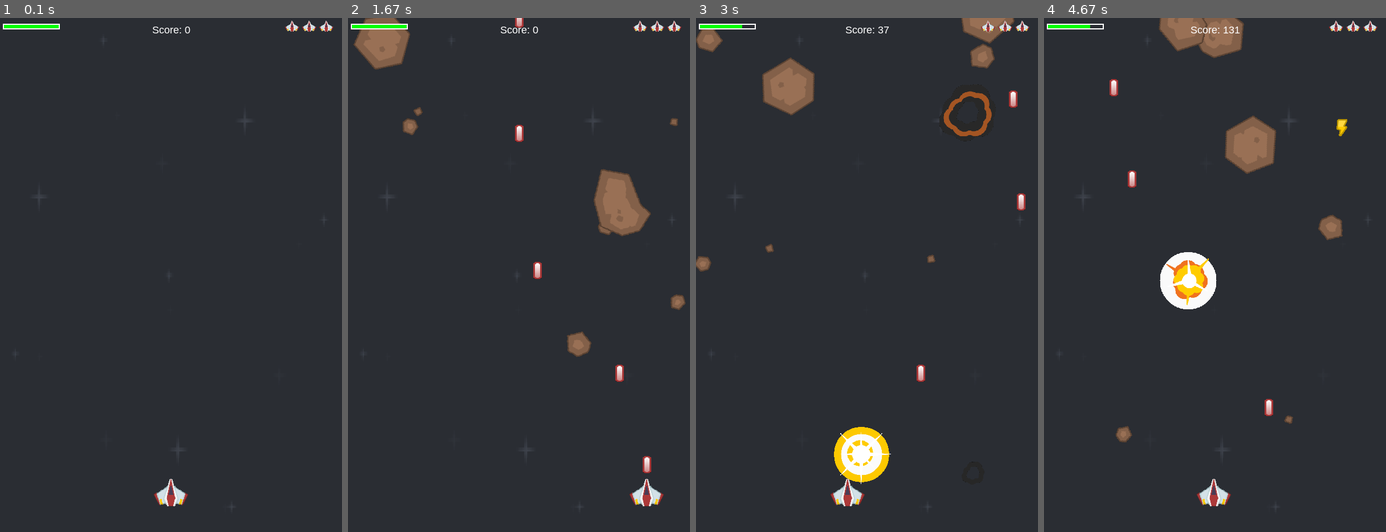
Above: before the commit, frames 1-4 (left to right).
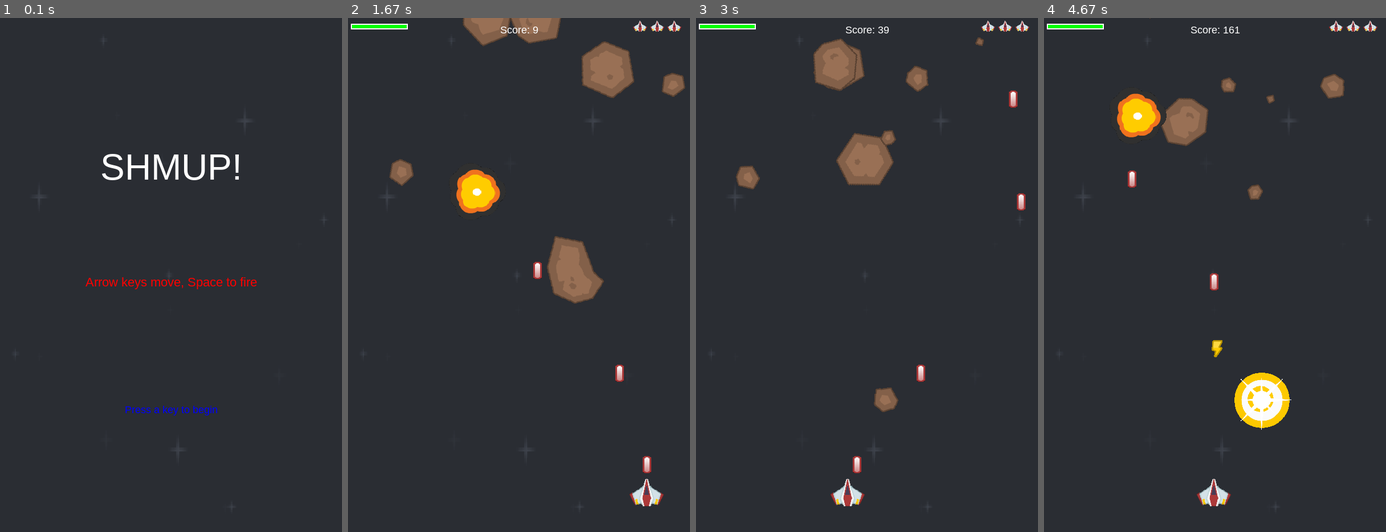
Above: after the commit, the same moments.

Repository: Fyire26068/PythonProjects
Game: pygame game, started from spaceshooter2electricboogaloo/main.py
The game is run twice, just before and just after one commit, with the same random seed, the same clock (stepped at 60 frames per second) and the same inputs.
Inputs:
- Up to frame 1 (0.1 s): no input
- Up to frame 2 (1.67 s): tap Space at 0.33, 0.67, 1.07, 1.37, 1.57 s; hold Right 1-1.47 s; hold Up from 1.5 s (still down)
- Up to frame 3 (3 s): release Up at 1.8 s; hold Right 1.83-2.3 s; tap Space at 1.9, 2.2, 2.4, 2.7, 2.97 s; hold Left 2.33-2.87 s; hold Left from 2.9 s (still down)
- Up to frame 4 (4.67 s): tap Space at 3.27, 3.4, 3.8, 4.1, 4.47 s; release Left at 3.3 s; hold Up 3.33-3.7 s; hold Right 3.73-4.37 s; hold Left from 4.4 s (still down)

The runs differ from the first frame. In frame 1, 1.9% of the frame differs, in the area x 0-98%, y 0-95%; in frame 2, 8.4%; in frame 3, 7.4%; in frame 4, 8.5%, in the area x 13-89%, y 0-83%.

Commit message:
finished schmup project

Diff:
--- a/spaceshooter2electricboogaloo/main.py
+++ b/spaceshooter2electricboogaloo/main.py
@@ -35,6 +35,8 @@
         self.lives = 3
         self.hide_timer = pg.time.get_ticks()
         self.hidden = False
+        self.power = 1
+        self.power_time = pg.time.get_ticks()
 
     def hide(self):
         # hide the player temporarily
@@ -42,6 +44,28 @@
         self.hide_timer = pg.time.get_ticks()
         self.rect.center = (WIDTH/2, HEIGHT+200)
 
+    def powerup(self):
+        self.power += 1
+        self.power_time = pg.time.get_ticks()
+        powerup_snd.play()
+
+    def shoot(self):
+        now = pg.time.get_ticks()
+        if now - self.last_shot > self.shoot_delay:
+            self.last_shot = now
+            if self.power == 1:
+                bullet = Bullet(self.rect.centerx, self.rect.top)
+                all_sprites.add(bullet)
+                bullet_group.add(bullet)
+                shoot_snd.play()
+            if self.power >= 2:
+                bullet1 = Bullet(self.rect.left, self.rect.centery)
+                bullet2 = Bullet(self.rect.right, self.rect.centery)
+                all_sprites.add(bullet1)
+                all_sprites.add(bullet2)
+                bullet_group.add(bullet1)
+                bullet_group.add(bullet2)
+                shoot_snd.play()
 
     def update(self):
         self.speedx = 0
@@ -63,14 +87,13 @@
         if self.rect.left < 0:
             self.rect.left = 0
 
-    def shoot(self):
-        now = pg.time.get_ticks()
-        if now - self.last_shot > self.shoot_delay:
-            self.last_shot = pg.time.get_ticks()
-            bullet = Bullet(self.rect.centerx, self.rect.top)
-            all_sprites.add(bullet)
-            bullet_group.add(bullet)
-            shoot_snd.play()
+        # timeout for powerups
+        if self.power >= 2 and pg.time.get_ticks() - self.power_time > POWERUP_TIME:
+            self.power -= 1
+            self.power_time = pg.time.get_ticks()
+            powerdown_snd.play()
+
+
 
 
 class NPC(pg.sprite.Sprite):
@@ -247,6 +270,22 @@
         img_rect.y = y
         surf.blit(img, img_rect)
 
+def show_go_screen():
+    screen.blit(background, background_rect)
+    draw_text(screen, "SHMUP!", 64, WIDTH / 2, HEIGHT / 4, WHITE)
+    draw_text(screen, "Arrow keys move, Space to fire", 22,
+              WIDTH / 2, HEIGHT / 2, RED)
+    draw_text(screen, "Press a key to begin", 18, WIDTH / 2, HEIGHT * 3 / 4, BLUE)
+    pg.display.flip()
+    waiting = True
+    while waiting:
+        clock.tick(FPS)
+        for event in pg.event.get():
+            if event.type == pg.QUIT:
+                pg.quit()
+            if event.type == pg.KEYUP:
+                waiting = False
+
 ####################################################################
 
 # Game Constants
@@ -254,6 +293,7 @@
 HEIGHT = 900
 WIDTH = 600
 FPS = 60
+POWERUP_TIME = 5000
 
 # Colors (R,G,B)
 BLACK = (0, 0, 0)
@@ -341,7 +381,9 @@
 expl_sounds = []
 for snd in ['expl3.wav', 'expl6.wav']:
     expl_sounds.append(pg.mixer.Sound(path.join(base_snds_folder, snd)))
-
+shield_snd = pg.mixer.Sound(path.join(base_snds_folder, "shield_snd.ogg"))
+powerup_snd = pg.mixer.Sound(path.join(base_snds_folder, "gun_powerup.ogg"))
+powerdown_snd = pg.mixer.Sound(path.join(base_snds_folder, "gun_powerdown.ogg"))
 pg.mixer.music.load(path.join(base_snds_folder, 'tgfcoder-FrozenJam-SeamlessLoop.ogg'))
 pg.mixer.music.set_volume(0.4)
 pg.mixer.music.play(loops=-1)
@@ -381,10 +423,23 @@
 # game update Variables
 ########################################
 playing = True
-score = 0
+game_over = True
+
 ########################################
 ################################################################
 while playing:
+    if game_over:
+        show_go_screen()
+        game_over = False
+        all_sprites = pg.sprite.Group()
+        mobs = pg.sprite.Group()
+        bullets = pg.sprite.Group()
+        powerups = pg.sprite.Group()
+        player = Player()
+        all_sprites.add(player)
+        for i in range(8):
+            npc.spawn()
+        score = 0
     # timing
     ##################################################
     clock.tick(FPS)
@@ -407,6 +462,10 @@
     ##################################################
     # Updates
     ##################################################
+    # if the player died and the explosion has finished playing
+    if player.lives == 0 and not death_expl.alive():
+        game_over = True
+
     all_sprites.update()
 
 
@@ -425,8 +484,6 @@
             player.hide()
             player.shield = 100
             player.lives -= 1
-    if player.lives <= 0 and not death_expl.alive():
-        playing = False
 
     # check to see if npc hit npc
     hits = pg.sprite.groupcollide(npc_group, npc_group, False, False, pg.sprite.collide_circle)
@@ -452,9 +509,10 @@
             player.shield += r.randrange(10,30)
             if player.shield >= 100:
                 player.shield = 100
-        if hit.type =='gun':
-            #player.powerup()
-            pass
+            shield_snd.play()
+        if hit.type == 'gun':
+            player.powerup()
+
 
     ##################################################
 
Not shown, added: spaceshooter2electricboogaloo.zip
Not shown, added: spaceshooter2electricboogaloo/snds/base/gun_powerdown.ogg
Not shown, added: spaceshooter2electricboogaloo/snds/base/gun_powerup.ogg
Not shown, added: spaceshooter2electricboogaloo/snds/base/shield_snd.ogg
